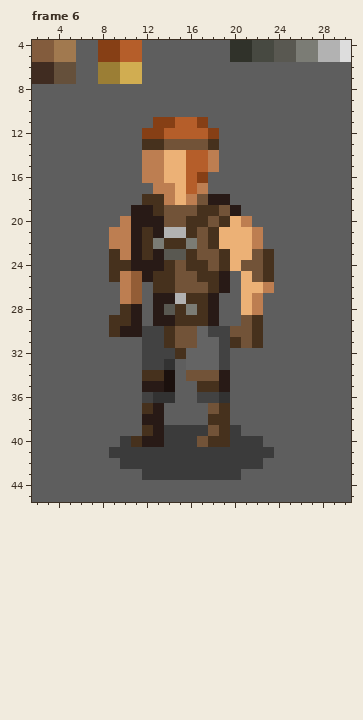
File history of a pixel-art file, Rogue/Sprites/CharacterHuman.aseprite. That is the earlier state.
32x46 pixels, 9 frames. Colours within 5 levels of each other are drawn and written as one. Shown: frame 6: x 2..30, y 4..45. The commit also changed other frames or places, which this record leaves out.
The same view after the edit:
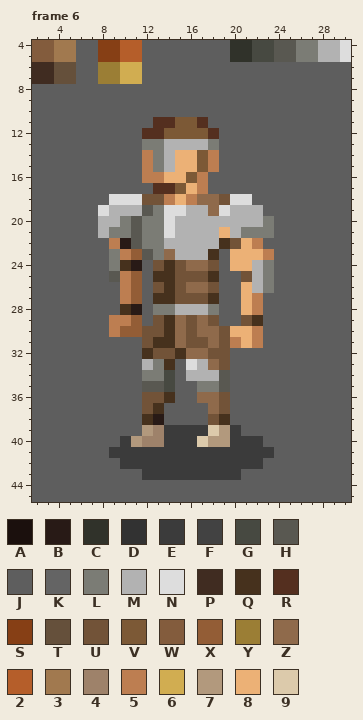
Palette (. is transparent): A #1b100d  B #281a16  C #30322a  D #323232  E #3b3b3b  F #424242  G #474941  H #595851  J #5e5e5e  K #646464  L #7b7c75  M #b2b2b2  N #dddddd  P #402c21  Q #46311d  R #542f1f  S #863f15  T #65503b  U #725338  V #7c5936  W #835c3d  X #935d36  Y #9b7e35  Z #8f6a4b  2 #b55e2a  3 #a1794f  4 #9e826a  5 #bd7e51  6 #d1ad51  7 #b2997d  8 #ecb176  9 #dccaab
Diff:
layer "Male Hair" now shown
layer "Female Hair" now hidden
--- frame 6
@@ x 6..25 @@
 10 JJJJJJJJJJJJJJJJJJJJ
-11 JJJJJJJSS22SJJJJJJJJ
-12 JJJJJJSS2222SJJJJJJJ
-13 JJJJJJQQUUUUQJJJJJJJ
-14 JJJJJJ5588225JJJJJJJ
-15 JJJJJJ5588225JJJJJJJ
-16 JJJJJJ55882SJJJJJJJJ
-17 JJJJJJJ55825JJJJJJJJ
-18 JJJJJJQQ585UBBJJJJJJ
-19 JJJJJBBQUUUQQUBJJJJJ
-20 JJJJ5BBBUUQQUQ85JJJJ
-21 JJJ55BQBMMQUQ8885JJJ
-22 JJJ55BQLQQLUQ8885JJJ
-23 JJJQ5BQBHHQUUQ88UQJJ
-24 JJJQQBBBQUQQUQ8UUQJJ
-25 JJJQ5XBQQUUQQBJ8UQJJ
-26 JJJJ5XJQQUUUQBJ885JJ
-27 JJJJ5XJBBMQQBJJ85JJJ
-28 JJJJQBJBHQLQBJJ85JJJ
-29 JJJQQBJBBQQQBJJUQJJJ
-30 JJJQBBFFQUUKFFUUQJJJ
-31 JJJJJJFFQUUKKFQUQJJJ
-32 JJJJJJFFFQKKKFJJJJJJ
-33 JJJJJJFFDJKKKFJJJJJJ
-34 JJJJJJQQAJUUUBJJJJJJ
-35 JJJJJJBBAJJQQBJJJJJJ
-36 JJJJJJFDDJJFFDJJJJJJ
-37 JJJJJJQBJJJJUQJJJJJJ
-38 JJJJJJBBJJJJQQJJJJJJ
-39 JJJJJJQBEEEEUQEJJJJJ
-40 JJJJEQBBEEEUQQEEEJJJ
+11 JJJJJJJRRVVRJJJJJJJJ
+12 JJJJJJRRVVVVRJJJJJJJ
+13 JJJJJJLLMMMMLJJJJJJJ
+14 JJJJJJ5LM88V5JJJJJJJ
+15 JJJJJJ5LM88V5JJJJJJJ
+16 JJJJJJ5588V5JJJJJJJJ
+17 JJJJJJJRRV85JJJJJJJJ
+18 JJJNNNUU585ZZUNNJJJJ
+19 JJNMMMHLNNMMZNMMMJJJ
+20 JJMMLHLLNMMMMMMMMLJJ
+21 JJMLLHLLNMMMM8MLLLJJ
+22 JJJ5BHLLMMMMMQU85JJJ
+23 JJJL5XHLZMMMQJ8885JJ
+24 JJJLQBJUQUZZUJ88MLJJ
+25 JJJH5XJQQUUUQJJUMLJJ
+26 JJJJ5XJUQUZZUJJ8MLJJ
+27 JJJJ5XJQQUUUQJJ85JJJ
+28 JJJJQBJLLMMMLJJ85JJJ
+29 JJJ55XJUQZUZUJJUQJJJ
+30 JJJ5XXUUQZUZZU885JJJ
+31 JJJJJJUQQZUUZU585JJJ
+32 JJJJJJQUUQZZUUJJJJJJ
+33 JJJJJJMLQJNMZUJJJJJJ
+34 JJJJJJLLGJMMMHJJJJJJ
+35 JJJJJJHHGJJLLHJJJJJJ
+36 JJJJJJUUQJJZZUJJJJJJ
+37 JJJJJJUQJJJJZUJJJJJJ
+38 JJJJJJQBJJJJUQJJJJJJ
+39 JJJJJJ74EEEE97EJJJJJ
+40 JJJJE744EEE977EEEJJJ
 41 JJJEEEEEEEEEEEEEEEJJ
Where, in picture pixels (left, top, right, bottom), the same in both pictures:
changed: (98, 117, 274, 447)
